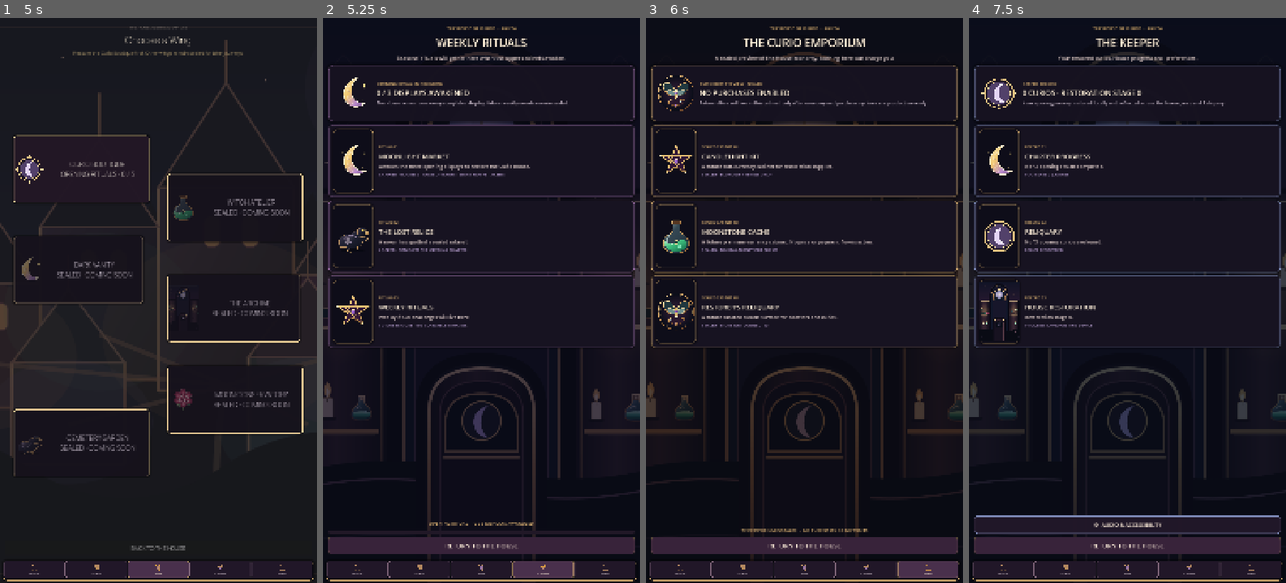
Above: before the commit, frames 1-4 (left to right).
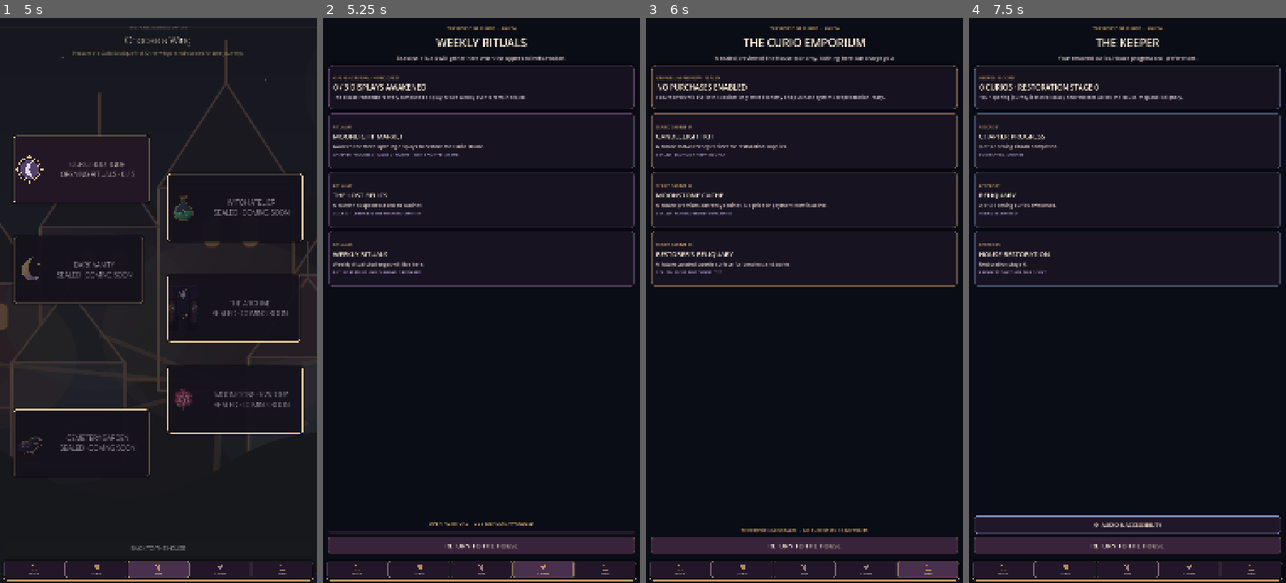
Above: after the commit, the same moments.

Repository: Jay-prodesign/akilta-match3
Game: Godot game, scene res://src/app/app_bootstrap.tscn
Same seed, same stepped clock (60 frames per second), same inputs: the game is played once before the commit and once after it.
Inputs (mouse positions are in pixels of both pictures, inside the frame that each line leads up to):
- Up to frame 1 (5 s): click "ENTER THE HOUSE" at 0.5 s; click "ENTER CURIO BOUTIQUE" at 1.25 s; click (34, 571) at 2 s; click "ENTER CURIO BOUTIQUE" at 2.75 s; click (95, 571) at 3.5 s; click (158, 571) at 4.25 s
- Up to frame 2 (5.25 s): click (541, 571) at 5 s
- Up to frame 3 (6 s): click (928, 571) at 5.75 s
- Up to frame 4 (7.5 s): click (1003, 571) at 6.5 s; click (1270, 29) at 7.25 s

Frame 1 is identical in both runs. In frame 2, 9.8% of the frame differs, in the area x 0-100%, y 6-96%; in frame 3, 11%; in frame 4, 9.3%.

Commit message:
Remove uncontracted art from secondary shell

Diff:
--- a/src/app/app_bootstrap.gd
+++ b/src/app/app_bootstrap.gd
@@ -238,16 +238,6 @@
 	var restored_stage := int(progress.house_stage) if progress != null else 0
 	var opening_complete := completed_count >= INTERNAL_REVIEW_LEVEL_COUNT and collected_count >= INTERNAL_REVIEW_LEVEL_COUNT and restored_stage >= INTERNAL_REVIEW_LEVEL_COUNT
 
-	var world_art := TextureRect.new()
-	world_art.name = "WorldBackdrop"
-	world_art.set_anchors_and_offsets_preset(Control.PRESET_FULL_RECT)
-	world_art.mouse_filter = Control.MOUSE_FILTER_IGNORE
-	world_art.texture = PieceAssetLoader.ornament("res://assets/world/ch01_curio_boutique/curio_boutique_moonlit_backdrop.svg")
-	world_art.expand_mode = TextureRect.EXPAND_IGNORE_SIZE
-	world_art.stretch_mode = TextureRect.STRETCH_KEEP_ASPECT_COVERED
-	world_art.modulate = Color(0.82, 0.76, 0.98, 0.34) if is_events else (Color(0.94, 0.78, 0.66, 0.30) if not is_profile else Color(0.72, 0.82, 0.98, 0.32))
-	overlay.add_child(world_art)
-	overlay.move_child(world_art, 1)
 	var eyebrow := Label.new()
 	eyebrow.text = "THE HOUSE OF CURIOS  ·  AKILTA"
 	eyebrow.horizontal_alignment = HORIZONTAL_ALIGNMENT_CENTER
@@ -277,7 +267,7 @@
 
 	var hero := PanelContainer.new()
 	hero.name = "FeatureHero"
-	hero.custom_minimum_size = Vector2(0, 190)
+	hero.custom_minimum_size = Vector2(0, 150)
 	var hero_style := StyleBoxFlat.new()
 	hero_style.bg_color = Color("#171321", 0.96)
 	hero_style.border_color = Color("#9B6FA6", 0.82) if is_events else (Color("#D5AD70", 0.86) if not is_profile else Color("#8796C7", 0.82))
@@ -295,13 +285,6 @@
 	hero_row.name = "HeroRow"
 	hero_row.add_theme_constant_override("separation", 14)
 	hero.add_child(hero_row)
-	var hero_art := TextureRect.new()
-	hero_art.name = "FeatureHeroArtwork"
-	hero_art.custom_minimum_size = Vector2(132, 132)
-	hero_art.expand_mode = TextureRect.EXPAND_IGNORE_SIZE
-	hero_art.stretch_mode = TextureRect.STRETCH_KEEP_ASPECT_CENTERED
-	hero_art.texture = PieceAssetLoader.ornament("res://assets/pieces/moon_sigil.svg" if is_events else ("res://assets/curios/ch01_curio_moth_reliquary.svg" if not is_profile else "res://assets/curios/ch01_curio_moon_cameo_awakened_v01.svg"))
-	hero_row.add_child(hero_art)
 	var hero_copy := VBoxContainer.new()
 	hero_copy.name = "HeroCopy"
 	hero_copy.size_flags_horizontal = Control.SIZE_EXPAND_FILL
@@ -399,7 +382,7 @@
 		var card := PanelContainer.new()
 		card_index += 1
 		card.name = "FeatureCard%d" % card_index
-		card.custom_minimum_size = Vector2(0, 246)
+		card.custom_minimum_size = Vector2(0, 190)
 		var panel_style := StyleBoxFlat.new()
 		panel_style.bg_color = Color("#171321")
 		panel_style.border_color = Color("#9B6FA6", 0.58) if is_events else (Color("#D5AD70", 0.62) if not is_profile else Color("#8796C7", 0.58))
@@ -417,26 +400,6 @@
 		row.size_flags_vertical = Control.SIZE_EXPAND_FILL
 		row.add_theme_constant_override("separation", 18)
 		card.add_child(row)
-		var art_frame := PanelContainer.new()
-		art_frame.custom_minimum_size = Vector2(138, 138)
-		var art_style := StyleBoxFlat.new()
-		art_style.bg_color = Color("#0E0D19")
-		art_style.border_color = Color("#D5AD70", 0.40)
-		art_style.set_border_width_all(2)
-		art_style.set_corner_radius_all(16)
-		art_style.shadow_color = Color(0, 0, 0, 0.40)
-		art_style.shadow_size = 8
-		art_frame.add_theme_stylebox_override("panel", art_style)
-		row.add_child(art_frame)
-		var art := TextureRect.new()
-		art.name = "FeatureArtwork"
-		art.custom_minimum_size = Vector2(124, 124)
-		art.size_flags_horizontal = Control.SIZE_EXPAND_FILL
-		art.size_flags_vertical = Control.SIZE_EXPAND_FILL
-		art.expand_mode = TextureRect.EXPAND_IGNORE_SIZE
-		art.stretch_mode = TextureRect.STRETCH_KEEP_ASPECT_CENTERED
-		art.texture = PieceAssetLoader.ornament(String(entry.get("art", "")))
-		art_frame.add_child(art)
 		var copy := VBoxContainer.new()
 		copy.size_flags_horizontal = Control.SIZE_EXPAND_FILL
 		copy.size_flags_vertical = Control.SIZE_EXPAND_FILL
@@ -504,8 +467,9 @@
 	layout.add_child(back)
 	back.pressed.connect(_dismiss_feature_preview)
 	_install_product_navigation(overlay, feature.to_lower(), NodePath("FeatureLayout"))
-	# Explicit card typography is intentionally retained; applying the global theme
-	# after construction would shrink these feature panels below mobile reading size.
+	# Secondary destinations intentionally use only contract-owned structural UI
+	# while their content art/economy/event assets are unavailable. Do not decorate
+	# locked shells with unrelated world or piece artwork.
 	return true
 
 func show_settings() -> bool:
